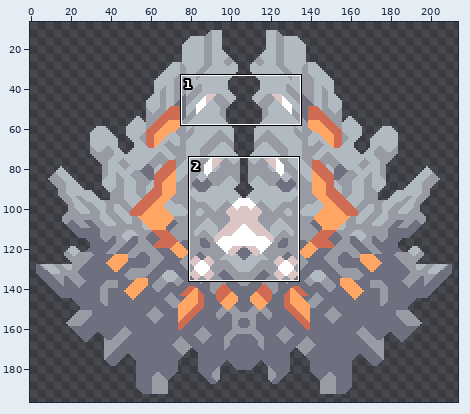
Two states of a sprite sheet, sprites/units/shotgunner/blitz-mech.png. Above: a wide view before the commit, with the close-up outlined.
Close-up. The starting point:
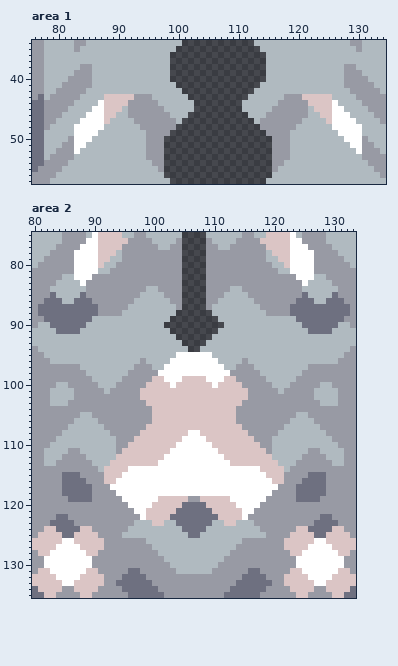
The file is 214x214 pixels. Pixels under 10% opacity are left out. Shown: area 1: x 76..134, y 34..57; area 2: x 80..133, y 75..135. The wide view leaves out empty margins.
After:
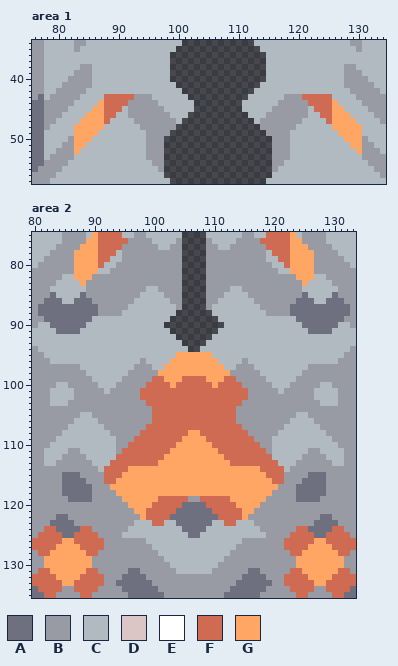
Palette (. is transparent): A #6e7080  B #989aa4  C #b0bac0  D #dbc5c5  E #ffffff  F #d06b53  G #ffa665
Edits made:
Area 1:
y 43: x 88..92 DDDDD -> FFFFF; x 121..125 DDDDD -> FFFFF
y 44: x 87..91 EDDDD -> GFFFF; x 122..126 DDDDE -> FFFFG
y 45: x 86..90 EEDDD -> GGFFF; x 123..127 DDDEE -> FFFGG
y 46: x 85..89 EEEDD -> GGGFF; x 124..128 DDEEE -> FFGGG
y 47: x 84..88 EEEED -> GGGGF; x 125..129 DEEEE -> FGGGG
y 48: x 83..87 EEEEE -> GGGGG; x 126..130 EEEEE -> GGGGG
y 49: x 83..86 EEEE -> GGGG; x 127..130 EEEE -> GGGG
y 50: x 83..85 EEE -> GGG; x 128..130 EEE -> GGG
y 51: x 83..84 EE -> GG; x 129..130 EE -> GG
y 52: x 83 E -> G; x 130 E -> G
Area 2:
y 75: x 90..94 EDDDD -> GFFFF; x 119..123 DDDDE -> FFFFG
y 76: x 89..95 EEDDDDD -> GGFFFFF; x 118..124 DDDDDEE -> FFFFFGG
y 77: x 88..94 EEEDDDD -> GGGFFFF; x 119..125 DDDDEEE -> FFFFGGG
y 78: x 87..93 EEEEDDD -> GGGGFFF; x 120..126 DDDEEEE -> FFFGGGG
y 79: x 87..92 EEEEDD -> GGGGFF; x 121..126 DDEEEE -> FFGGGG
y 80: x 87..91 EEEED -> GGGGF; x 122..126 DEEEE -> FGGGG
y 81: x 87..90 EEEE -> GGGG; x 123..126 EEEE -> GGGG
y 82: x 87..89 EEE -> GGG; x 124..126 EEE -> GGG
y 83: x 88 E -> G; x 125 E -> G
y 95: x 104..109 EEEEEE -> GGGGGG
y 96: x 103..110 EEEEEEEE -> GGGGGGGG
y 97: x 102..111 EEEEEEEEEE -> GGGGGGGGGG
y 98: x 101..112 EEEEEEEEEEEE -> GGGGGGGGGGGG
y 99: x 100..113 DDEEEDDDDEEEDD -> FFGGGFFFFGGGFF
y 100: x 99..114 DDDDEDDDDDDEDDDD -> FFFFGFFFFFFGFFFF
y 101..102: x 98..115 DDDDDDDDDDDDDDDDDD -> FFFFFFFFFFFFFFFFFF
y 103: x 99..114 DDDDDDDDDDDDDDDD -> FFFFFFFFFFFFFFFF
y 104..106: x 100..113 DDDDDDDDDDDDDD -> FFFFFFFFFFFFFF
y 107: x 99..114 DDDDDDDDDDDDDDDD -> FFFFFFFFFFFFFFFF
y 108: x 98..115 DDDDDDDDEEDDDDDDDD -> FFFFFFFFGGFFFFFFFF
y 109: x 97..116 DDDDDDDDEEEEDDDDDDDD -> FFFFFFFFGGGGFFFFFFFF
y 110: x 96..117 DDDDDDDDEEEEEEDDDDDDDD -> FFFFFFFFGGGGGGFFFFFFFF
y 111: x 95..118 DDDDDDDDEEEEEEEEDDDDDDDD -> FFFFFFFFGGGGGGGGFFFFFFFF
y 112: x 94..119 DDDDDDDDEEEEEEEEEEDDDDDDDD -> FFFFFFFFGGGGGGGGGGFFFFFFFF
y 113: x 93..120 DDDDDDDDEEEEEEEEEEEEDDDDDDDD -> FFFFFFFFGGGGGGGGGGGGFFFFFFFF
y 114: x 92..121 DDDDEEEEEEEEEEEEEEEEEEEEEEDDDD -> FFFFGGGGGGGGGGGGGGGGGGGGGGFFFF
y 115: x 92..121 DDDEEEEEEEEEEEEEEEEEEEEEEEEDDD -> FFFGGGGGGGGGGGGGGGGGGGGGGGGFFF
y 116: x 92..121 DDEEEEEEEEEEEEEEEEEEEEEEEEEEDD -> FFGGGGGGGGGGGGGGGGGGGGGGGGGGFF
y 117: x 93..120 EEEEEEEEEEEEEEEEEEEEEEEEEEEE -> GGGGGGGGGGGGGGGGGGGGGGGGGGGG
y 118: x 94..119 EEEEEEEEEEEEEEEEEEEEEEEEEE -> GGGGGGGGGGGGGGGGGGGGGGGGGG
y 119: x 95..105 EEEEEEDDDDD -> GGGGGGFFFFF; x 108..118 DDDDDEEEEEE -> FFFFFGGGGGG
y 120: x 96..104 EEEEDDDDD -> GGGGFFFFF; x 109..117 DDDDDEEEE -> FFFFFGGGG
y 121: x 97..103 EEDDDDD -> GGFFFFF; x 110..116 DDDDDEE -> FFFFFGG
y 122: x 98..102 EDDDD -> GFFFF; x 111..115 DDDDE -> FFFFG
y 123: x 100..101 DD -> FF; x 112..113 DD -> FF
y 124: x 82..83 DD -> FF; x 88..89 DD -> FF; x 124..125 DD -> FF; x 130..131 DD -> FF
y 125: x 81..84 DDDD -> FFFF; x 87..90 DDDD -> FFFF; x 123..126 DDDD -> FFFF; x 129..132 DDDD -> FFFF
y 126: x 80..91 DDDDDEEDDDDD -> FFFFFGGFFFFF; x 122..133 DDDDDEEDDDDD -> FFFFFGGFFFFF
y 127: x 80..91 DDDDEEEEDDDD -> FFFFGGGGFFFF; x 122..133 DDDDEEEEDDDD -> FFFFGGGGFFFF
y 128: x 81..90 DDEEEEEEDD -> FFGGGGGGFF; x 123..132 DDEEEEEEDD -> FFGGGGGGFF
y 129..130: x 82..89 EEEEEEEE -> GGGGGGGG; x 124..131 EEEEEEEE -> GGGGGGGG
y 131: x 81..90 DDEEEEEEDD -> FFGGGGGGFF; x 123..132 DDEEEEEEDD -> FFGGGGGGFF
y 132: x 80..91 DDDDEEEEDDDD -> FFFFGGGGFFFF; x 122..133 DDDDEEEEDDDD -> FFFFGGGGFFFF
y 133: x 80..91 DDDDDEEDDDDD -> FFFFFGGFFFFF; x 122..133 DDDDDEEDDDDD -> FFFFFGGFFFFF
y 134: x 81..84 DDDD -> FFFF; x 87..90 DDDD -> FFFF; x 123..126 DDDD -> FFFF; x 129..132 DDDD -> FFFF
y 135: x 82..83 DD -> FF; x 88..89 DD -> FF; x 124..125 DD -> FF; x 130..131 DD -> FF
Boxes around the changes in both close-ups, in picture pixels (x1, y1, x2, y2):
changed: (74, 94, 134, 154)
changed: (302, 94, 362, 154)
changed: (74, 232, 128, 286)
changed: (260, 232, 314, 286)
changed: (104, 352, 284, 526)
changed: (32, 526, 104, 598)
changed: (284, 526, 356, 598)
